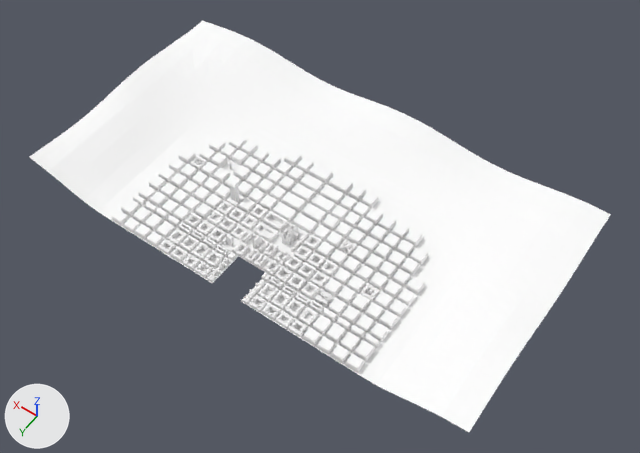
Two versions of the OBJ model Assets/models/maps/railhead/railhead_skyline.obj, one commit apart.
Rendered twice from a 50 mm camera at (-53036.0, 53278.0, 107958.0) aimed at (-3436.0, -16162.0, -1163.0). The axes (+X, +Y, +Z) are drawn at lower left. The lights are the same throughout. The picture after the commit comes second. Where no turn or scale is listed for an object, it has been applied to the vertices. Vertices at exactly the same position are counted once.

Before the edit, the objects in view are built like this:
```python
ob_railhead_skyline = bpy.data.objects.new('railhead_skyline', me_railhead_skyline)
ob_railhead_skyline.location = (0.0, 0.0, 0.0)
```
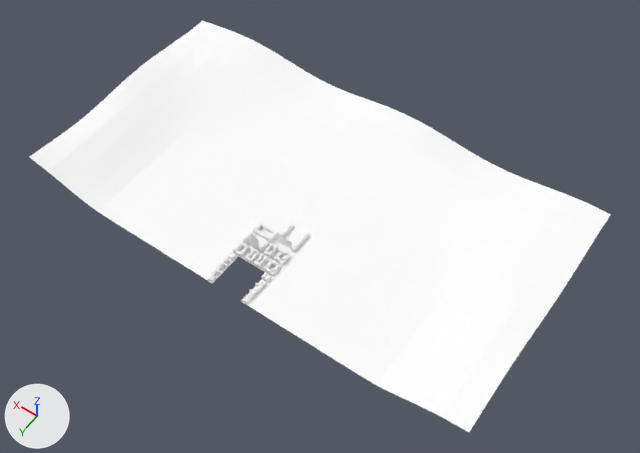
Boxes (x1, y1, x2, y2) around the edits, measured in the pictures (640 x 453 px):
part 1 of me_railhead_skyline, deleted
    before: (112, 136, 428, 373)
part 2 of me_railhead_skyline, added
    after: (249, 234, 292, 251)

What changed in the scene script:
```text
Change me_railhead_skyline:
    used by ob_railhead_skyline; location = (0.0, 0.0, 0.0)
    verts and faces of me_railhead_skyline; kept vertices keep their numbers, new ones are numbered from 13637
    remove me_railhead_skyline.from_pydata(...)  # 13637 vertices, 20358 faces; spans x -40000.0..40000.0, y -40000.0..2400.0, z -40.0..4195.0
    add me_railhead_skyline.from_pydata(...)  # 7402 vertices, 10712 faces; spans x -40000.0..40000.0, y -40000.0..2400.0, z -40.0..4195.0
    me_railhead_skyline part 1: 433 loose pieces with 6243 vertices, spanning x -22900.0..22900.0, y -24920.0..2320.0, z -40.0..4100.0, are deleted
    me_railhead_skyline part 2
    add verts[13637] = (2513.0, -6220.0, 0.0)  # pixel (249, 245)
    add verts[13638] = (606.0, -6220.0, 0.0)  # pixel (259, 251)
    add verts[13639] = (606.0, -6220.0, 2860.0)  # pixel (258, 240)
    add verts[13640] = (2513.0, -6220.0, 2860.0)  # pixel (248, 234)
    add verts[13641] = (-362.0, -9300.0, 0.0)  # pixel (277, 241)
    add verts[13642] = (-3138.0, -9300.0, 0.0)  # pixel (291, 249)
    add verts[13643] = (-3138.0, -9300.0, 1850.0)  # pixel (291, 242)
    add verts[13644] = (-362.0, -9300.0, 1850.0)  # pixel (276, 234)
    add faces += [(13637, 13638, 13639), (13637, 13639, 13640)]  # mat_copper (white #ffffff)
    add faces += [(13641, 13642, 13643), (13641, 13643, 13644)]  # mat_iron_black (white #ffffff)
    remove me_railhead_skyline.materials.append(mat_rw_concrete_dark)  # white #ffffff
    remove me_railhead_skyline.materials.append(mat_rw_dressed_red)  # white #ffffff
    remove me_railhead_skyline.materials.append(mat_rw_lamp_cool)  # white #ffffff
    remove me_railhead_skyline.materials.append(mat_rw_sandstone)  # white #ffffff
```
